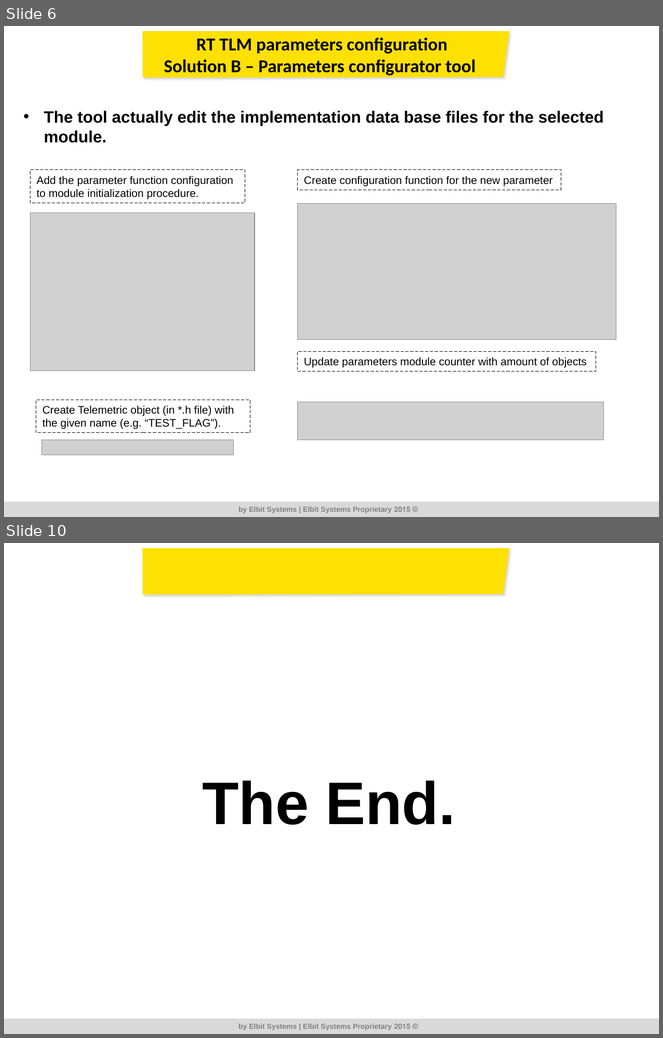
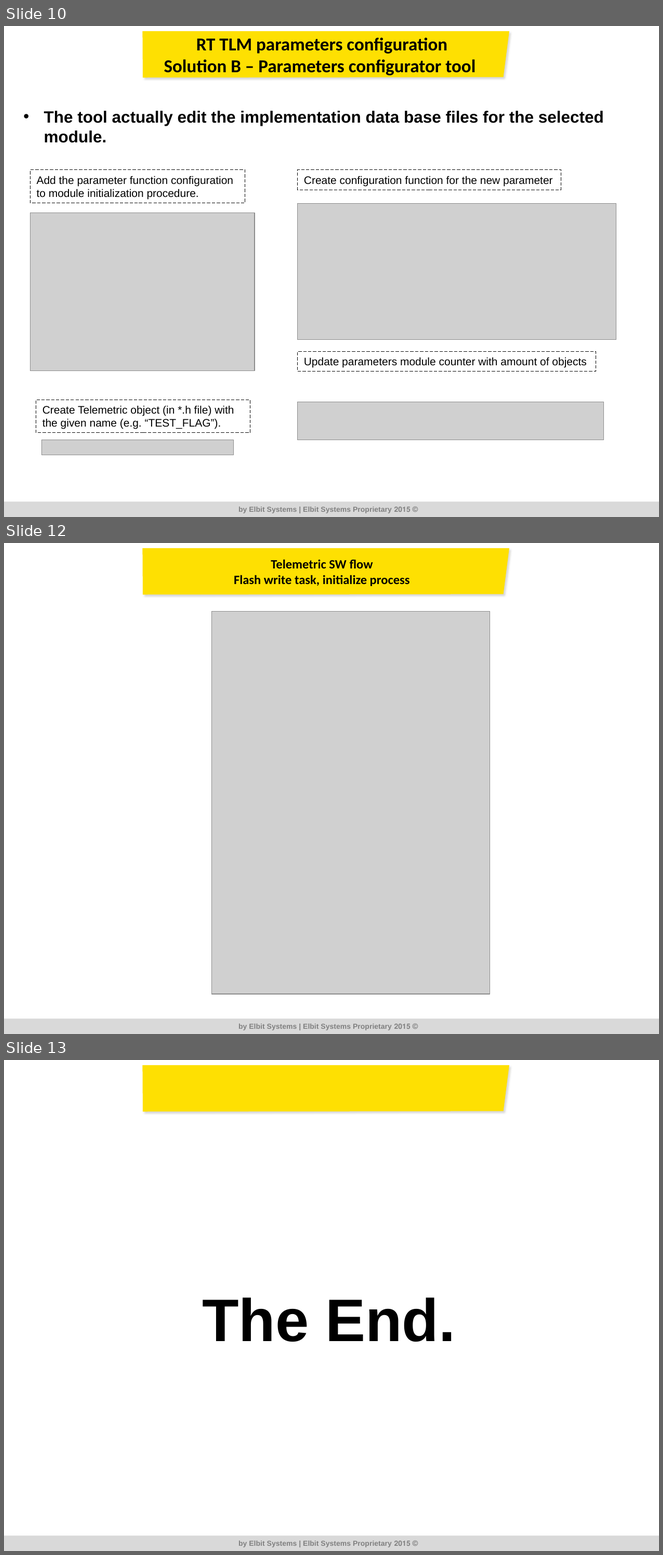
Before and after one commit to RoeeZinoueCommIT/Elbit_Telemetric, a slide deck: DR/Ver_1_002/ALPstar_TLM_DR_1_002.pptx. Shown one above the other, each under a label of ours: slides 6 and 10 before the commit, slides 10, 12 and 13 after it; the slides between them are not shown. The pictures are 663x1038 and 663x1555 pixels, drawn with LibreOffice and Linux fonts; fonts in the diff are those of the drawing; grey boxes stand for pictures; background and template pictures are left out. Boxes give left, top, right and bottom in pixels: in the first picture for what was removed or moved away, otherwise in the second. Text is boxed around its words. In the diff, an @@ line names an element or a change of style, - is before the commit and + after.

```diff
--- a/DR/Ver_1_002/ALPstar_TLM_DR_1_002.pptx
+++ b/DR/Ver_1_002/ALPstar_TLM_DR_1_002.pptx
@@ slide 12 added at bbox=[4, 543, 659, 1034], background #FFFFFF at 68% opacity; not listed: 4 template elements that a slide beside it also shows @@
@@ title added at bbox=[234, 559, 410, 586], 14 pt, text #000000, bold @@
+Telemetric SW flow
+Flash write task, initialize process
@@ picture added at bbox=[211, 611, 490, 994] @@
@@ what was slide 6 is now slide 10 @@
@@ what was slide 10 is now slide 13 @@
```
Also in this commit, not shown: 4 slides changed, 4 other slides added, 2 slides removed, 43 other files.
